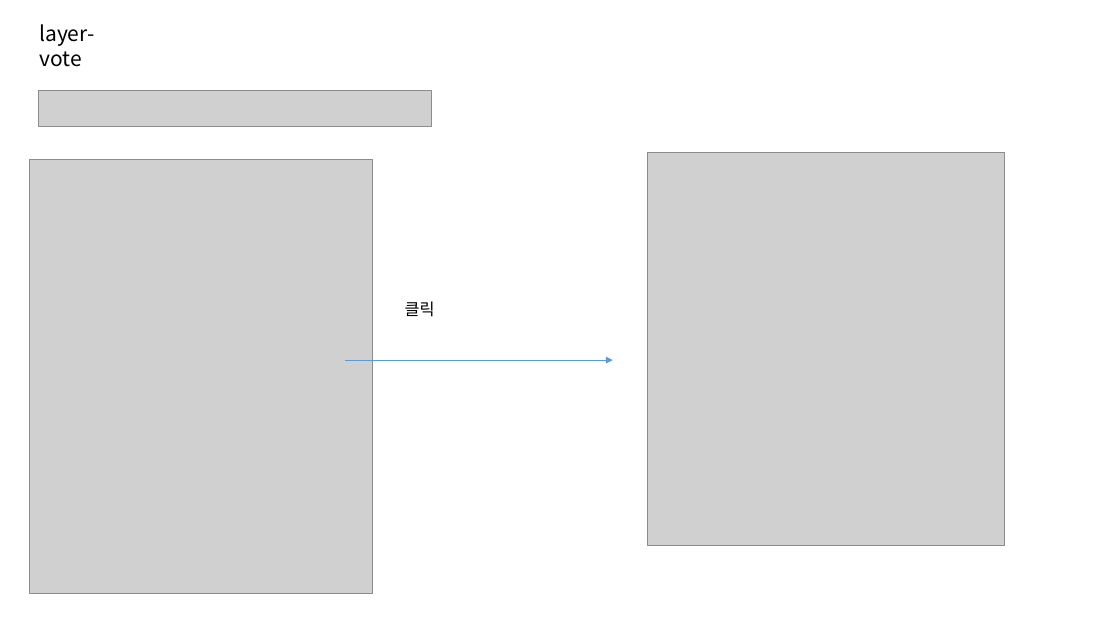
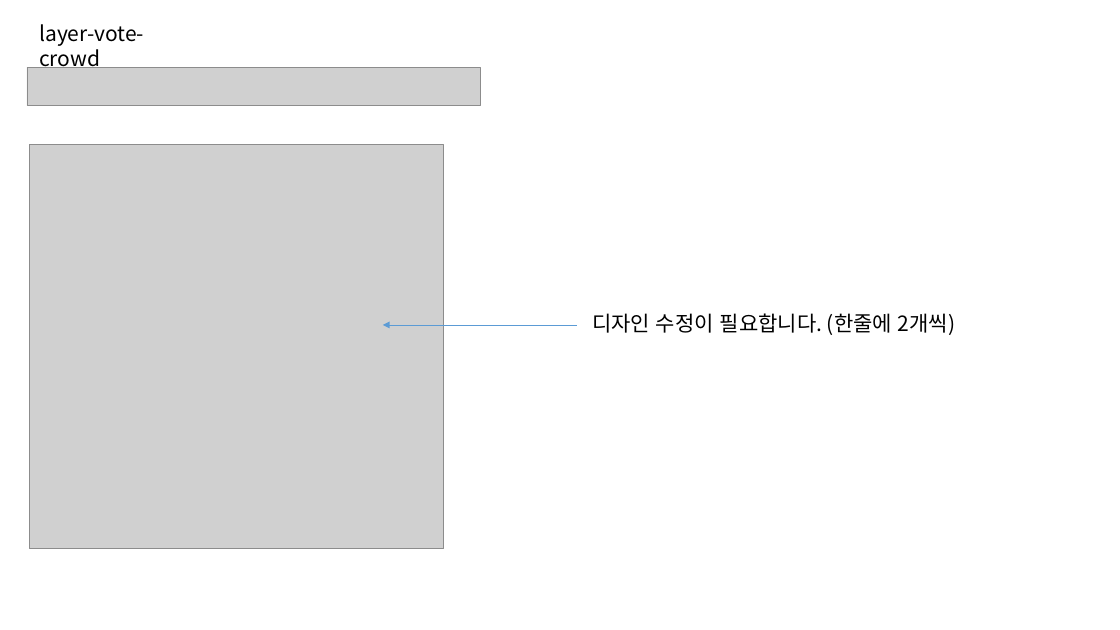
Before and after one commit to jeoungGyy/sejong, a slide deck: slide 2 of ppt/05-10.pptx. Drawn at 1120x630 pixels with LibreOffice and Linux fonts; fonts in the diff are those of the drawing; grey boxes stand for pictures. Boxes give left, top, right and bottom in pixels: in the first picture for what was removed or moved away, otherwise in the second. Text is boxed around its words. In the diff, an @@ line names an element or a change of style, - is before the commit and + after.

Commit message:
layer-vote-crowd 분리

```diff
--- a/ppt/05-10.pptx
+++ b/ppt/05-10.pptx
@@ text at [39,24,144,71]: text changed @@
-layer-vote
+layer-vote-crowd
@@ picture added at [27,67,481,106] @@
@@ picture removed at [38,91,432,127] @@
@@ picture: place and size @@
-picture at [30,160,373,594]
+picture at [29,145,444,549]
@@ picture removed at [648,152,1005,545] @@
@@ arrow moved from (345, 360) - (613, 360) to (577, 325) - (383, 325) @@
@@ text removed at [405,301,435,317] @@
-클릭
@@ text added at [592,313,955,335], 18 pt, text #000000 @@
+디자인 수정이 필요합니다. (한줄에 2개씩)
```
Also in this commit, not shown: 4 other files.
